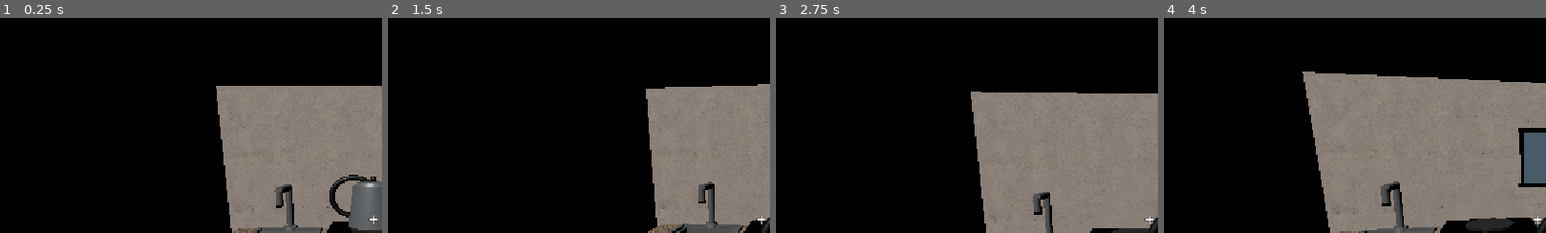
Above: before the commit, frames 1-4 (left to right).
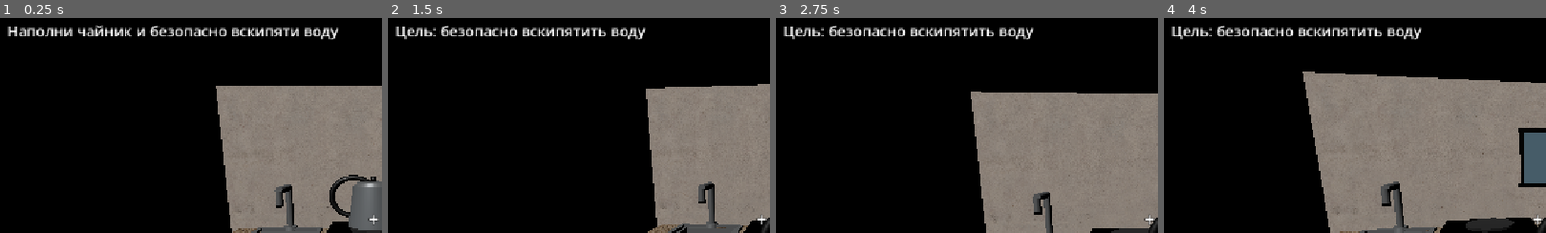
Above: after the commit, the same moments.

Repository: moorozoov/kettle-simulator
Game: Godot game, scene res://scenes/main.tscn
Same seed, same stepped clock (60 frames per second), same inputs: the game is played once before the commit and once after it.
Inputs (mouse positions are % of the whole screen's width and height, from its top left):
- Up to frame 1 (0.25 s): no input
- Up to frame 2 (1.5 s): tap Enter at 0.5 s; move the mouse to (55, 50) at 0.52 s; hold E (interact) 0.53-1.28 s; click (55, 50) at 0.67 s; tap R at 0.8, 1.35 s; tap Space at 1.25 s; move the mouse to (45, 50) at 1.27 s; click (45, 50) at 1.42 s
- Up to frame 3 (2.75 s): tap E (interact) at 1.55 s; tap Enter at 2 s; move the mouse to (52, 48) at 2.02 s; hold E (interact) from 2.03 s (still down); click (52, 48) at 2.17 s; tap R at 2.3 s
- Up to frame 4 (4 s): tap Space at 2.75 s; move the mouse to (49, 52) at 2.77 s; release E (interact) at 2.78 s; tap R at 2.85, 3.8 s; click (49, 52) at 2.92 s; tap E (interact) at 3.05 s; tap Enter at 3.5 s; move the mouse to (57, 51) at 3.52 s; hold E (interact) from 3.53 s (still down); click (57, 51) at 3.67 s
The pictures show only the part of the screen within x 1-51%, y 3-53%; the shares and areas given below are measured in that part.

The runs differ from the first frame. In frame 1, 2.4% of the frame differs, in the area x 2-89%, y 3-11%; in frame 2, 1.8%; in frame 3, 1.8%; in frame 4, 1.8%.

Commit message:
feat: add first playable goal

Diff:
--- a/scenes/main.tscn
+++ b/scenes/main.tscn
@@ -11,6 +11,7 @@
 [ext_resource type="Material" uid="uid://dj17jf06gl6gu" path="res://assets/materials/water/water_universal.tres" id="9_85g3d"]
 [ext_resource type="Material" path="res://assets/materials/pbr/painted_plaster/painted_plaster.tres" id="10_choun"]
 [ext_resource type="Script" path="res://scripts/interactions/kettle_placement_interaction.gd" id="11_counter_place"]
+[ext_resource type="Script" path="res://scripts/systems/session_controller.gd" id="12_session"]
 
 [sub_resource type="BoxMesh" id="BoxMesh_l2qtu"]
 material = ExtResource("2_o6xl0")
@@ -199,6 +200,9 @@
 size = Vector3(5.9, 1, 5.9)
 
 [node name="Main" type="Node3D" unique_id=1951759335]
+
+[node name="SessionController" type="Node" parent="."]
+script = ExtResource("12_session")
 
 [node name="PlayerCamera" type="Camera3D" parent="." unique_id=1273047717]
 transform = Transform3D(1, 0, 0, 0, 0.9781476, 0.2079117, 0, -0.2079117, 0.9781476, 0, 1.65, 2.7)
@@ -418,6 +422,66 @@
 horizontal_alignment = 1
 vertical_alignment = 1
 
+[node name="GoalHint" type="Label" parent="UI"]
+offset_left = 24.0
+offset_top = 24.0
+offset_right = 604.0
+offset_bottom = 76.0
+theme_override_constants/outline_size = 4
+theme_override_font_sizes/font_size = 22
+text = "Наполни чайник и безопасно вскипяти воду"
+
+[node name="ResultOverlay" type="Control" parent="UI"]
+visible = false
+layout_mode = 3
+anchors_preset = 15
+anchor_right = 1.0
+anchor_bottom = 1.0
+grow_horizontal = 2
+grow_vertical = 2
+
+[node name="Panel" type="ColorRect" parent="UI/ResultOverlay"]
+layout_mode = 1
+anchors_preset = 8
+anchor_left = 0.5
+anchor_top = 0.5
+anchor_right = 0.5
+anchor_bottom = 0.5
+offset_left = -230.0
+offset_top = -105.0
+offset_right = 230.0
+offset_bottom = 105.0
+grow_horizontal = 2
+grow_vertical = 2
+color = Color(0.035, 0.04, 0.05, 0.94)
+
+[node name="Content" type="VBoxContainer" parent="UI/ResultOverlay/Panel"]
+layout_mode = 1
+anchors_preset = 15
+anchor_right = 1.0
+anchor_bottom = 1.0
+offset_left = 28.0
+offset_top = 24.0
+offset_right = -28.0
+offset_bottom = -24.0
+grow_horizontal = 2
+grow_vertical = 2
+theme_override_constants/separation = 22
+alignment = 1
+
+[node name="ResultLabel" type="Label" parent="UI/ResultOverlay/Panel/Content"]
+layout_mode = 2
+theme_override_font_sizes/font_size = 24
+text = "Результат попытки"
+horizontal_alignment = 1
+vertical_alignment = 1
+
+[node name="RestartButton" type="Button" parent="UI/ResultOverlay/Panel/Content"]
+custom_minimum_size = Vector2(0, 48)
+layout_mode = 2
+theme_override_font_sizes/font_size = 20
+text = "Начать заново [R]"
+
 [node name="RoomGeometry" type="Node3D" parent="."]
 
 [node name="BackWallLeft" type="MeshInstance3D" parent="RoomGeometry" unique_id=1125840348]
--- /dev/null
+++ b/scripts/session_regression_test.gd
@@ -0,0 +1,347 @@
+extends SceneTree
+
+var failures: int = 0
+var packed_scene: PackedScene
+var terminal_emissions: int = 0
+var initial_camera_transform: Transform3D
+var initial_kettle_transform: Transform3D
+
+
+func _initialize() -> void:
+	_run.call_deferred()
+
+
+func _run() -> void:
+	packed_scene = load("res://scenes/main.tscn") as PackedScene
+	_check(packed_scene != null, "main scene loads for session regression")
+	if packed_scene == null:
+		_finish()
+		return
+
+	await _check_false_success_boundaries()
+	await _check_success_by_burner_off()
+	await _check_success_by_pickup()
+	await _check_evaporated_kettle_does_not_succeed()
+	await _check_failure_precedence()
+	await _check_flood_is_non_terminal()
+	await _check_five_clean_scene_resets()
+	_finish()
+
+
+func _instantiate_scene() -> Node:
+	var scene: Node = packed_scene.instantiate()
+	root.add_child(scene)
+	await process_frame
+	await process_frame
+	return scene
+
+
+func _prepare_heating(scene: Node, temperature: float, water_liters: float = 1.0) -> Dictionary:
+	var controller: SessionController = scene.get_node("SessionController") as SessionController
+	var kettle: StaticBody3D = scene.get_node("Kettle/KettleInteraction") as StaticBody3D
+	var burner: StaticBody3D = scene.get_node("Burner/BurnerInteraction") as StaticBody3D
+	kettle.set("water_liters", water_liters)
+	kettle.set("temperature", temperature)
+	if not (burner.get("is_turned_on") as bool):
+		burner.call("interact", null)
+	controller.call("_evaluate_session")
+	return {
+		"controller": controller,
+		"kettle": kettle,
+		"burner": burner,
+	}
+
+
+func _check_false_success_boundaries() -> void:
+	for temperature: float in [99.0, 99.99]:
+		var scene: Node = await _instantiate_scene()
+		var nodes: Dictionary = _prepare_heating(scene, temperature)
+		var controller: SessionController = nodes["controller"] as SessionController
+		var burner: StaticBody3D = nodes["burner"] as StaticBody3D
+		burner.call("interact", null)
+		controller.call("_evaluate_session")
+		_check(
+			controller.state == SessionController.SessionState.RUNNING,
+			"%.2f C then burner off does not succeed" % temperature
+		)
+		scene.queue_free()
+		await process_frame
+
+
+func _check_success_by_burner_off() -> void:
+	var scene: Node = await _instantiate_scene()
+	var nodes: Dictionary = _prepare_heating(scene, 100.0)
+	var controller: SessionController = nodes["controller"] as SessionController
+	var burner: StaticBody3D = nodes["burner"] as StaticBody3D
+	_check(controller.state == SessionController.SessionState.RUNNING, "boiling alone stays running")
+	_check(controller.has_reached_boiling, "real boiling is latched")
+	burner.call("interact", null)
+	controller.call("_evaluate_session")
+	_check(controller.state == SessionController.SessionState.SUCCESS, "burner off after boil succeeds")
+	_check(scene.get_node("UI/ResultOverlay").visible, "success result is visible")
+	scene.queue_free()
+	await process_frame
+
+
+func _check_success_by_pickup() -> void:
+	var scene: Node = await _instantiate_scene()
+	var nodes: Dictionary = _prepare_heating(scene, 100.0)
+	var controller: SessionController = nodes["controller"] as SessionController
+	var kettle: StaticBody3D = nodes["kettle"] as StaticBody3D
+	var hold: Marker3D = scene.get_node("PlayerCamera/HoldPoint") as Marker3D
+	kettle.call("pick_up", hold)
+	controller.call("_evaluate_session")
+	_check(controller.state == SessionController.SessionState.SUCCESS, "pickup after boil succeeds")
+	scene.queue_free()
+	await process_frame
+
+
+func _check_evaporated_kettle_does_not_succeed() -> void:
+	var scene: Node = await _instantiate_scene()
+	var nodes: Dictionary = _prepare_heating(scene, 100.0)
+	var controller: SessionController = nodes["controller"] as SessionController
+	var kettle: StaticBody3D = nodes["kettle"] as StaticBody3D
+	var burner: StaticBody3D = nodes["burner"] as StaticBody3D
+	kettle.set("water_liters", 0.0)
+	burner.call("interact", null)
+	controller.call("_evaluate_session")
+	_check(
+		controller.state == SessionController.SessionState.RUNNING,
+		"fully evaporated kettle cannot succeed"
+	)
+	scene.queue_free()
+	await process_frame
+
+
+func _check_failure_precedence() -> void:
+	var scene: Node = await _instantiate_scene()
+	var nodes: Dictionary = _prepare_heating(scene, 100.0)
+	var controller: SessionController = nodes["controller"] as SessionController
+	var kettle: StaticBody3D = nodes["kettle"] as StaticBody3D
+	var burner: StaticBody3D = nodes["burner"] as StaticBody3D
+	kettle.set("water_liters", 0.0)
+	kettle.set("temperature", kettle.get("burn_temperature") as float)
+	kettle.set("is_burned", true)
+	burner.call("interact", null)
+	controller.call("_evaluate_session")
+	_check(controller.state == SessionController.SessionState.FAILURE, "burning wins over success")
+	_check(
+		(scene.get_node("UI/ResultOverlay/Panel/Content/ResultLabel") as Label).text.contains("Провал"),
+		"failure result is understandable"
+	)
+	scene.queue_free()
+	await process_frame
+
+
+func _check_flood_is_non_terminal() -> void:
+	var scene: Node = await _instantiate_scene()
+	var controller: SessionController = scene.get_node("SessionController") as SessionController
+	var sink: StaticBody3D = scene.get_node("Sink/SinkInteraction") as StaticBody3D
+	for amount: float in [11.99, 12.0, 12.01]:
+		sink.set("unattended_spilled_water", amount)
+		sink.call("_update_spill_visuals")
+		controller.call("_evaluate_session")
+		_check(
+			controller.state == SessionController.SessionState.RUNNING,
+			"flood %.2f L is non-terminal" % amount
+		)
+	scene.queue_free()
+	await process_frame
+
+
+func _check_five_clean_scene_resets() -> void:
+	var first_scene: Node = await _instantiate_current_scene()
+	initial_camera_transform = (first_scene.get_node("PlayerCamera") as Camera3D).transform
+	initial_kettle_transform = (first_scene.get_node("Kettle") as Node3D).transform
+	_check_reset_state(first_scene, 0)
+
+	for cycle: int in range(5):
+		var scene: Node = current_scene
+		var old_scene_id: int = scene.get_instance_id()
+		var old_interactable_id: int = (
+			scene.get_node("Sink/SinkInteraction") as StaticBody3D
+		).get_instance_id()
+		var controller: SessionController = scene.get_node("SessionController") as SessionController
+		terminal_emissions = 0
+		controller.state_changed.connect(_on_session_state_changed)
+		_pollute_scene_before_restart(scene, cycle)
+		_reach_terminal_state(scene, cycle)
+		_check(
+			controller.state != SessionController.SessionState.RUNNING,
+			"restart %d starts from a terminal state" % (cycle + 1)
+		)
+		_check(terminal_emissions == 1, "restart %d emits one terminal transition" % (cycle + 1))
+		controller.call("_evaluate_session")
+		_check(terminal_emissions == 1, "restart %d terminal transition is not duplicated" % (cycle + 1))
+
+		controller.request_restart()
+		controller.request_restart()
+		_check(controller.restart_pending, "restart %d duplicate request is guarded" % (cycle + 1))
+		await process_frame
+		await process_frame
+		_check(current_scene != null, "restart %d creates a current scene" % (cycle + 1))
+		if current_scene == null:
+			return
+		_check(
+			current_scene.get_instance_id() != old_scene_id,
+			"restart %d replaces the old scene" % (cycle + 1)
+		)
+		_check_reset_state(current_scene, cycle + 1, old_interactable_id)
+
+	current_scene.queue_free()
+	await process_frame
+	current_scene = null
+
+
+func _instantiate_current_scene() -> Node:
+	var scene: Node = packed_scene.instantiate()
+	root.add_child(scene)
+	current_scene = scene
+	await process_frame
+	await process_frame
+	return scene
+
+
+func _pollute_scene_before_restart(scene: Node, cycle: int) -> void:
+	var kettle: StaticBody3D = scene.get_node("Kettle/KettleInteraction") as StaticBody3D
+	var sink: StaticBody3D = scene.get_node("Sink/SinkInteraction") as StaticBody3D
+	var camera: Camera3D = scene.get_node("PlayerCamera") as Camera3D
+	kettle.set("overflow_timer", 0.2)
+	kettle.set("total_spilled_water", 2.0 + cycle)
+	(scene.get_node("Kettle/SteamParticles") as GPUParticles3D).emitting = true
+	(scene.get_node("Kettle/SmokeParticles") as GPUParticles3D).emitting = true
+	(scene.get_node("Kettle/OverflowLidParticles") as GPUParticles3D).emitting = true
+	(scene.get_node("Kettle/OverflowSpoutParticles") as GPUParticles3D).emitting = true
+	(scene.get_node("Kettle/WhistlePlayer") as AudioStreamPlayer3D).play()
+	if not (sink.get("water_is_on") as bool):
+		sink.call("interact", null)
+	sink.set("unattended_spilled_water", 13.0 + cycle)
+	sink.call("_update_spill_visuals")
+	camera.transform.origin += Vector3(0.25, 0.1, -0.2)
+	camera.set("current_interactable", sink)
+
+
+func _reach_terminal_state(scene: Node, cycle: int) -> void:
+	var controller: SessionController = scene.get_node("SessionController") as SessionController
+	var kettle: StaticBody3D = scene.get_node("Kettle/KettleInteraction") as StaticBody3D
+	var burner: StaticBody3D = scene.get_node("Burner/BurnerInteraction") as StaticBody3D
+	var camera: Camera3D = scene.get_node("PlayerCamera") as Camera3D
+
+	if cycle % 3 == 2:
+		kettle.set("water_liters", 0.0)
+		kettle.set("temperature", kettle.get("burn_temperature") as float)
+		kettle.set("is_burned", true)
+		controller.call("_evaluate_session")
+		return
+
+	kettle.set("water_liters", 1.0)
+	kettle.set("temperature", 100.0)
+	if not (burner.get("is_turned_on") as bool):
+		burner.call("interact", null)
+	controller.call("_evaluate_session")
+	if cycle % 3 == 0:
+		burner.call("interact", null)
+	else:
+		camera.call("pick_up_kettle", kettle)
+	controller.call("_evaluate_session")
+
+
+func _check_reset_state(
+	scene: Node,
+	reset_number: int,
+	old_interactable_id: int = 0
+) -> void:
+	var label: String = "initial state" if reset_number == 0 else "reset %d" % reset_number
+	var controllers: Array[Node] = scene.find_children(
+		"SessionController",
+		"SessionController",
+		true,
+		false
+	)
+	var audio_players: Array[Node] = scene.find_children(
+		"*",
+		"AudioStreamPlayer3D",
+		true,
+		false
+	)
+	var controller: SessionController = scene.get_node("SessionController") as SessionController
+	var kettle_root: Node3D = scene.get_node("Kettle") as Node3D
+	var kettle: StaticBody3D = scene.get_node("Kettle/KettleInteraction") as StaticBody3D
+	var collision: CollisionShape3D = kettle.get_node("CollisionShape3D") as CollisionShape3D
+	var burner: StaticBody3D = scene.get_node("Burner/BurnerInteraction") as StaticBody3D
+	var sink: StaticBody3D = scene.get_node("Sink/SinkInteraction") as StaticBody3D
+	var camera: Camera3D = scene.get_node("PlayerCamera") as Camera3D
+	_check(controllers.size() == 1, "%s has one controller" % label)
+	_check(audio_players.size() == 1, "%s has one audio player" % label)
+	_check(controller.state == SessionController.SessionState.RUNNING, "%s is running" % label)
+	_check(not controller.has_reached_boiling, "%s clears boil latch" % label)
+	_check(not controller.restart_pending, "%s clears restart guard" % label)
+	_check(kettle_root.get_parent() == scene, "%s restores kettle parent" % label)
+	_check(kettle_root.transform.is_equal_approx(initial_kettle_transform), "%s restores kettle transform" % label)
+	_check(kettle.get("current_station") == burner, "%s registers kettle on burner" % label)
+	_check(burner.get("placed_kettle") == kettle, "%s restores burner station" % label)
+	_check(not (kettle.get("is_held") as bool), "%s releases kettle" % label)
+	_check(not collision.disabled, "%s enables kettle collision" % label)
+	_check(is_equal_approx(kettle.get("water_liters") as float, 0.0), "%s empties kettle" % label)
+	_check(is_equal_approx(kettle.get("temperature") as float, 20.0), "%s restores temperature" % label)
+	_check(not (kettle.get("is_burned") as bool), "%s restores kettle" % label)
+	_check(is_zero_approx(kettle.get("overflow_timer") as float), "%s clears overflow timer" % label)
+	_check(is_zero_approx(kettle.get("total_spilled_water") as float), "%s clears kettle spill" % label)
+	_check(not (burner.get("is_turned_on") as bool), "%s turns burner off" % label)
+	_check(not (sink.get("water_is_on") as bool), "%s turns faucet off" % label)
+	_check(is_zero_approx(sink.get("unattended_spilled_water") as float), "%s clears room spill" % label)
+	_check(not (scene.get_node("Sink/WaterStream") as MeshInstance3D).visible, "%s hides water stream" % label)
+	_check(not (scene.get_node("Kettle/SteamParticles") as GPUParticles3D).emitting, "%s stops steam" % label)
+	_check(not (scene.get_node("Kettle/SmokeParticles") as GPUParticles3D).emitting, "%s stops smoke" % label)
+	_check(not (scene.get_node("Kettle/OverflowLidParticles") as GPUParticles3D).emitting, "%s stops lid overflow" % label)
+	_check(not (scene.get_node("Kettle/OverflowSpoutParticles") as GPUParticles3D).emitting, "%s stops spout overflow" % label)
+	_check(not (scene.get_node("Kettle/WhistlePlayer") as AudioStreamPlayer3D).playing, "%s stops audio" % label)
+	_check(not scene.get_node("CounterPuddle").visible, "%s hides counter puddle" % label)
+	_check(not scene.get_node("TableDrip").visible, "%s hides table drip" % label)
+	_check(not scene.get_node("FloorPuddle").visible, "%s hides floor puddle" % label)
+	_check(not scene.get_node("RoomFloodWater").visible, "%s hides flood" % label)
+	_check(camera.transform.is_equal_approx(initial_camera_transform), "%s restores camera transform" % label)
+	_check(camera.get("held_kettle") == null, "%s clears held reference" % label)
+	var current_interactable: Object = camera.get("current_interactable") as Object
+	var interaction_is_fresh: bool = current_interactable == null
+	if is_instance_valid(current_interactable) and current_interactable is Node:
+		var current_node: Node = current_interactable as Node
+		interaction_is_fresh = (
+			current_node.is_inside_tree()
+			and scene.is_ancestor_of(current_node)
+			and (
+				old_interactable_id == 0
+				or current_node.get_instance_id() != old_interactable_id
+			)
+		)
+	_check(interaction_is_fresh, "%s has no stale interaction reference" % label)
+	_check(scene.get_node("UI/GoalHint").visible, "%s restores goal" % label)
+	_check(not scene.get_node("UI/ResultOverlay").visible, "%s hides result" % label)
+
+
+func _on_session_state_changed(
+	_previous_state: SessionController.SessionState,
+	_new_state: SessionController.SessionState
+) -> void:
+	terminal_emissions += 1
+
+
+func _check(condition: bool, description: String) -> void:
+	if condition:
+		print("PASS: %s" % description)
+		return
+	failed(description)
+
+
+func failed(description: String) -> void:
+	failures += 1
+	push_error("FAIL: %s" % description)
+
+
+func _finish() -> void:
+	if failures == 0:
+		print("Session regression test passed.")
+		quit(0)
+	else:
+		push_error("Session regression test failed: %d checks" % failures)
+		quit(1)
--- /dev/null
+++ b/scripts/systems/session_controller.gd
@@ -0,0 +1,119 @@
+class_name SessionController
+extends Node
+
+signal state_changed(previous_state: SessionState, new_state: SessionState)
+
+enum SessionState {
+	RUNNING,
+	SUCCESS,
+	FAILURE,
+}
+
+const FULL_GOAL_TEXT: String = "Наполни чайник и безопасно вскипяти воду"
+const COMPACT_GOAL_TEXT: String = "Цель: безопасно вскипятить воду"
+const SUCCESS_TEXT: String = "Успех!\nВода вскипела, а нагрев безопасно остановлен."
+const FAILURE_TEXT: String = "Провал\nЧайник сгорел."
+const REAL_BOILING_TEMPERATURE: float = 100.0
+
+var state: SessionState = SessionState.RUNNING
+var has_reached_boiling: bool = false
+var restart_pending: bool = false
+var goal_is_compact: bool = false
+
+@onready var player_camera: Camera3D = $"../PlayerCamera"
+@onready var kettle: StaticBody3D = $"../Kettle/KettleInteraction"
+@onready var burner: StaticBody3D = $"../Burner/BurnerInteraction"
+@onready var sink: StaticBody3D = $"../Sink/SinkInteraction"
+@onready var goal_hint: Label = $"../UI/GoalHint"
+@onready var result_overlay: Control = $"../UI/ResultOverlay"
+@onready var result_label: Label = $"../UI/ResultOverlay/Panel/Content/ResultLabel"
+@onready var restart_button: Button = $"../UI/ResultOverlay/Panel/Content/RestartButton"
+
+
+func _ready() -> void:
+	restart_button.pressed.connect(request_restart)
+	goal_hint.text = FULL_GOAL_TEXT
+	goal_hint.show()
+	result_overlay.hide()
+
+
+func _physics_process(_delta: float) -> void:
+	if state != SessionState.RUNNING:
+		return
+
+	_update_goal_hint()
+	_evaluate_session()
+
+
+func _unhandled_input(event: InputEvent) -> void:
+	if state == SessionState.RUNNING:
+		return
+
+	if event is InputEventKey:
+		var key_event: InputEventKey = event
+		if key_event.pressed and not key_event.echo and key_event.physical_keycode == KEY_R:
+			request_restart()
+			get_viewport().set_input_as_handled()
+
+
+func _evaluate_session() -> void:
+	if state != SessionState.RUNNING:
+		return
+
+	# Failure wins if burning and a safe reaction happen on the same frame.
+	if kettle.get("is_burned") as bool:
+		_finish_session(SessionState.FAILURE)
+		return
+
+	var water_liters: float = kettle.get("water_liters") as float
+	var temperature: float = kettle.get("temperature") as float
+	var is_being_heated: bool = kettle.call("_is_being_heated") as bool
+
+	if (
+		water_liters > 0.0
+		and temperature >= REAL_BOILING_TEMPERATURE
+		and is_being_heated
+	):
+		has_reached_boiling = true
+
+	if has_reached_boiling and water_liters > 0.0 and not is_being_heated:
+		_finish_session(SessionState.SUCCESS)
+
+
+func request_restart() -> void:
+	if state == SessionState.RUNNING or restart_pending:
+		return
+
+	restart_pending = true
+	get_tree().reload_current_scene()
+
+
+func _finish_session(new_state: SessionState) -> void:
+	if state != SessionState.RUNNING:
+		return
+
+	var previous_state: SessionState = state
+	state = new_state
+	goal_hint.hide()
+	result_label.text = SUCCESS_TEXT if state == SessionState.SUCCESS else FAILURE_TEXT
+	result_overlay.show()
+	restart_button.grab_focus()
+	player_camera.set_process_unhandled_input(false)
+	Input.mouse_mode = Input.MOUSE_MODE_VISIBLE
+	state_changed.emit(previous_state, state)
+
+
+func _update_goal_hint() -> void:
+	if goal_is_compact:
+		return
+
+	var meaningful_action: bool = (
+		(kettle.get("is_held") as bool)
+		or (kettle.get("water_liters") as float) > 0.0
+		or (burner.get("is_turned_on") as bool)
+		or (sink.get("water_is_on") as bool)
+	)
+
+	if meaningful_action:
+		goal_is_compact = true
+		goal_hint.text = COMPACT_GOAL_TEXT
Not shown, changed: docs/PROJECT_STATUS.md
Not shown, changed: docs/ROADMAP.md
Not shown, added: docs/features/proposals/first-playable-goal.md
Not shown, changed: scripts/check_project.sh
